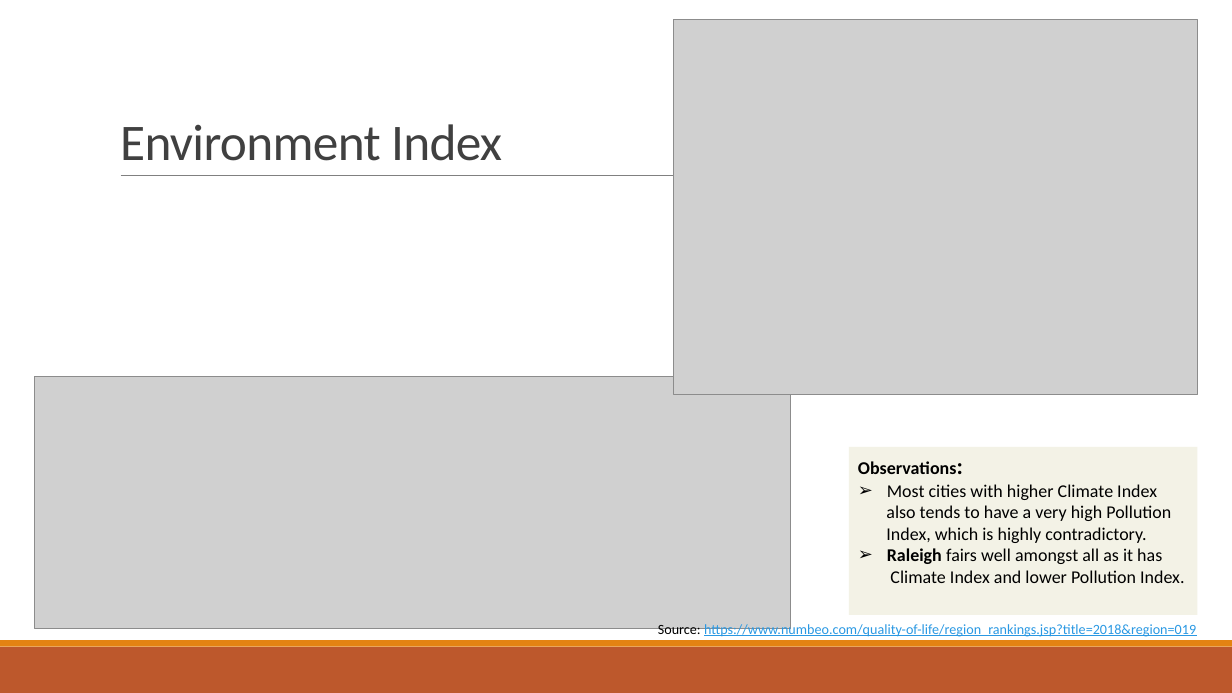
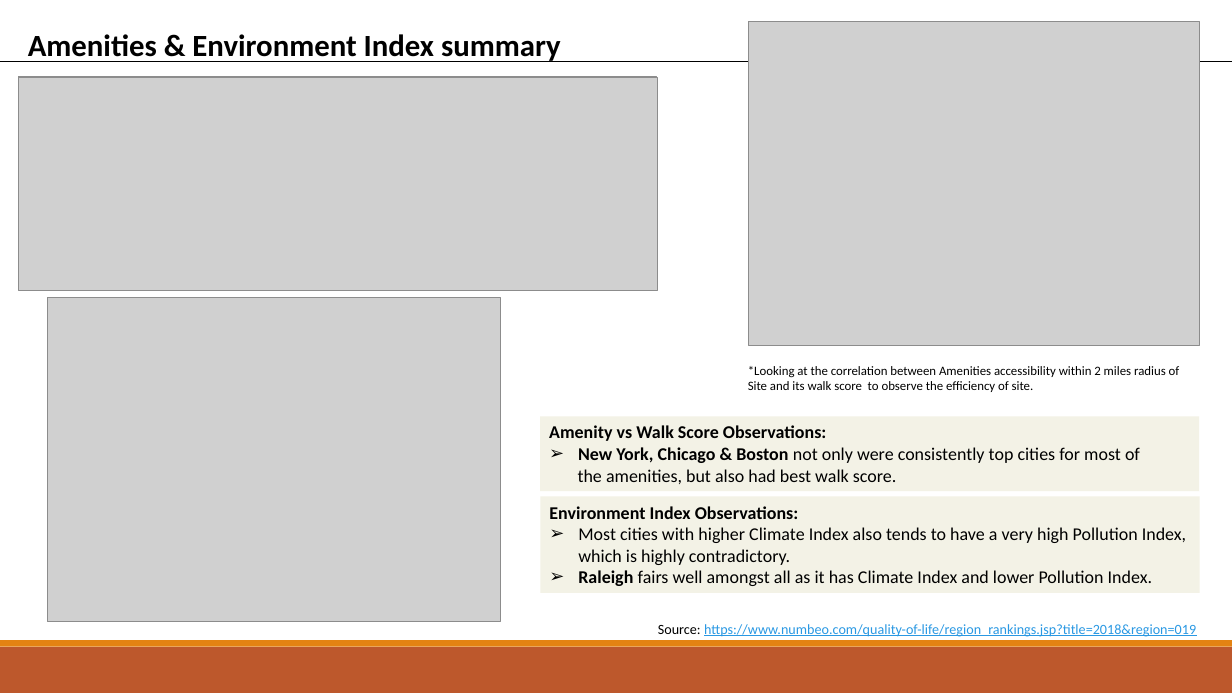
Before and after one commit to indranik/BC_Project1, a slide deck: slide 22 of Project1_Presentation.pptx (slide 24 before the commit). Drawn at 1232x693 pixels with LibreOffice and Linux fonts; fonts in the diff are those of the drawing; grey boxes stand for pictures. Boxes give left, top, right and bottom in pixels: in the first picture for what was removed or moved away, otherwise in the second. Text is boxed around its words. In the diff, an @@ line names an element or a change of style, - is before the commit and + after.

Commit message:
changes to amenity  and env slides

```diff
--- a/Project1_Presentation.pptx
+++ b/Project1_Presentation.pptx
@@ picture added at <box>749,21,1200,346</box> @@
@@ text added at <box>28,34,561,62</box>, 24 pt, text #000000, bold @@
+Amenities & Environment Index summary
@@ line added from (0, 62) to (1232, 62), #000000 1 pt @@
@@ picture: place and size @@
-picture at <box>34,377,790,629</box>
+picture at <box>18,77,657,290</box>
@@ picture added at <box>18,78,657,291</box> @@
@@ title removed at <box>120,124,502,161</box> @@
-Environment Index
@@ rectangle added at <box>649,163,758,176</box>, fill #FFFFFF, outline #FFFFFF 1.25 pt @@
@@ picture: place and size @@
-picture at <box>673,20,1198,396</box>
+picture at <box>47,298,500,622</box>
@@ text added at <box>748,366,1180,392</box>, 10 pt, text #000000 @@
+*Looking at the correlation between Amenities accessibility within 2 miles radius of
+Site and its walk score to observe the efficiency of site.
@@ rectangle added at <box>540,417,1199,492</box>, fill #F3F2E6, 14 pt, text #000000 @@
+Amenity vs Walk Score Observations:
+➢ New York, Chicago & Boston not only were consistently top cities for most of
+the amenities, but also had best walk score.
@@ rectangle "Environment Index Observations:": place and size @@
-rectangle "Environment Index Observations:" at <box>849,447,1198,616</box>
+rectangle "Environment Index Observations:" at <box>541,496,1200,592</box>
@@ text in rectangle at <box>549,506,1186,586</box>: text changed @@
-Observations:
-➢ Most cities with higher Climate Index
-also tends to have a very high Pollution
-Index, which is highly contradictory.
-➢ Raleigh fairs well amongst all as it has
-Climate Index and lower Pollution Index.
+Environment Index Observations:
+➢ Most cities with higher Climate Index also tends to have a very high Pollution Index, which is highly contradictory.
+➢ Raleigh fairs well amongst all as it has Climate Index and lower Pollution Index.
```
Also in this commit, not shown: 1 slide added, 3 slides removed, 4 other files.
